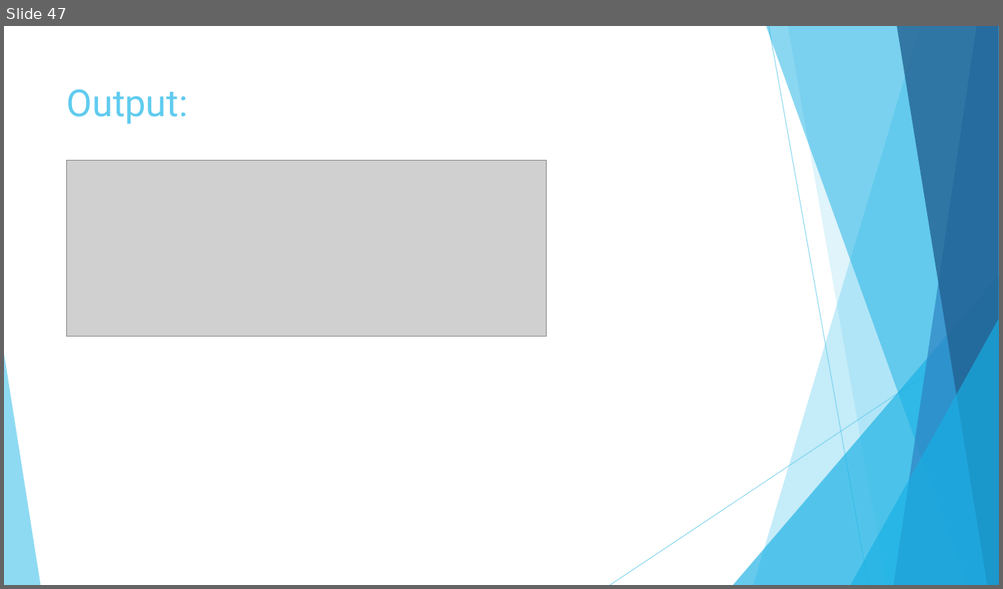
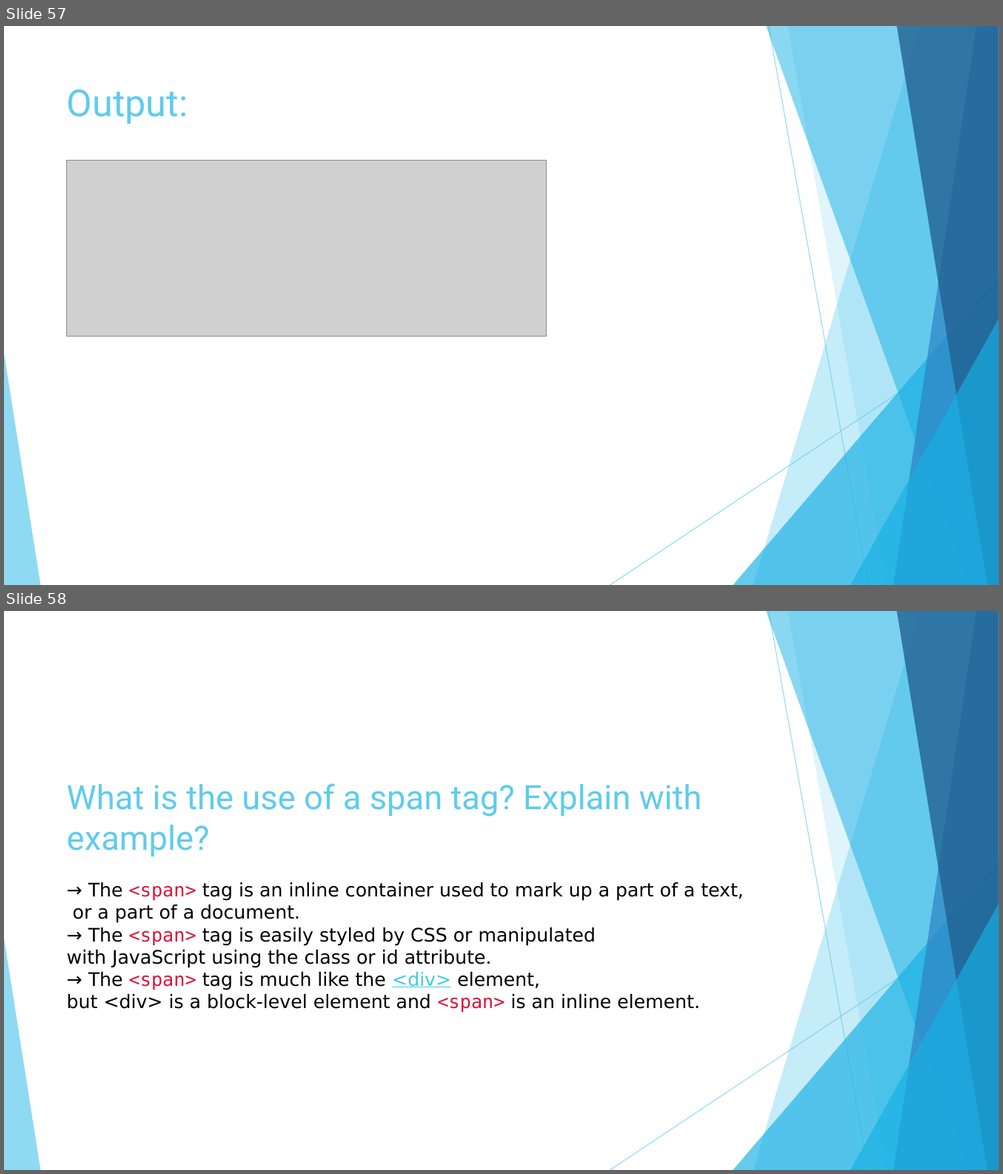
Before and after one commit to bhavikavasani/assignment_module1HTML, a slide deck: ASSIGNMENT.pptx. Shown one above the other, each under a label of ours: slide 47 before the commit, slides 57 and 58 after it. The pictures are 1003x589 and 1003x1174 pixels, drawn with LibreOffice and Linux fonts; fonts in the diff are those of the drawing; grey boxes stand for pictures. Boxes give left, top, right and bottom in pixels: in the first picture for what was removed or moved away, otherwise in the second. Text is boxed around its words. In the diff, an @@ line names an element or a change of style, - is before the commit and + after.

```diff
--- a/ASSIGNMENT.pptx
+++ b/ASSIGNMENT.pptx
@@ slide 58 added at (x1=4, y1=611, x2=999, y2=1170), background #FFFFFF; not listed: 10 template elements that a slide beside it also shows @@
@@ title added at (x1=67, y1=783, x2=702, y2=857), 32.4 pt, text #5FCBEF @@
+What is the use of a span tag? Explain with example?
@@ text added at (x1=67, y1=883, x2=744, y2=1013), 18 pt, text #000000 @@
+→ The <span> tag is an inline container used to mark up a part of a text,
+or a part of a document.
+→ The <span> tag is easily styled by CSS or manipulated
+with JavaScript using the class or id attribute.
+→ The <span> tag is much like the <div> element,
+but <div> is a block-level element and <span> is an inline element.
@@ what was slide 47 is now slide 57 @@
```
Also in this commit, not shown: 18 other slides added, 1 slide removed.
